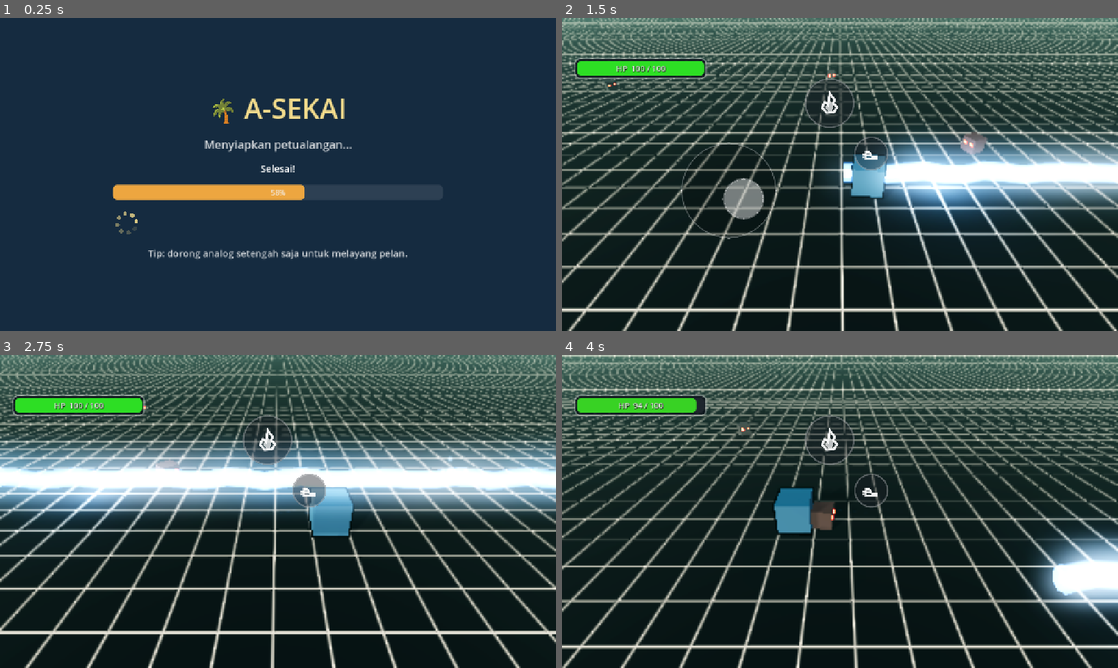
Above: before the commit, frames 1-4 (two rows, left to right).
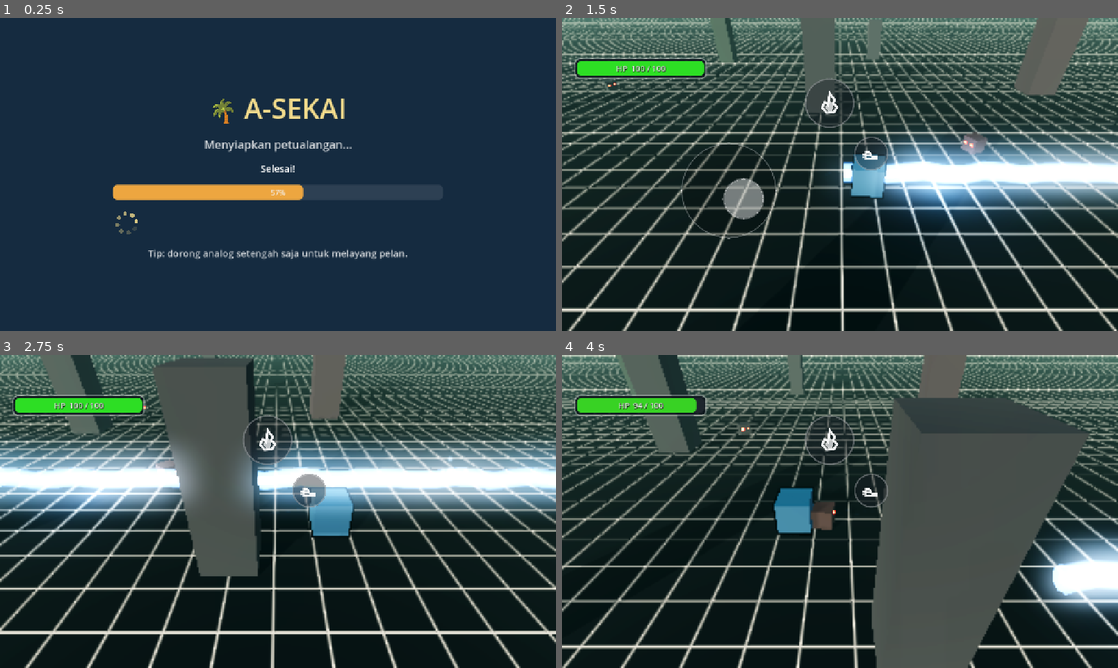
Above: after the commit, the same moments.

Repository: KyokoApp/Unity
Game: Godot game, scene res://packs/core_scripts/game_root.tscn
Two runs of this game, one before a commit and one after it. Both use one fixed random seed, a clock stepped at 60 frames per second and the inputs below. This scene is started directly instead of the project's main scene. Sound files missing from this copy of the repository are replaced by a short silence.
Inputs (mouse positions are in pixels of both pictures, inside the frame that each line leads up to):
- Up to frame 1 (0.25 s): no input
- Up to frame 2 (1.5 s): move the mouse to (962, 158) at 0.52 s; hold Right (ui_right) 0.53-1.25 s; hold F 0.53-1.25 s; click (962, 158) at 0.67 s; tap Space at 0.77 s; drag from (728, 190) to (812, 237) at 1.27 s
- Up to frame 3 (2.75 s): move the mouse to (333, 442) at 2.02 s; hold Right (ui_right) from 2.03 s (still down); hold F from 2.03 s (still down)
- Up to frame 4 (4 s): release Right (ui_right) at 2.75 s; release F at 2.75 s; drag from (812, 574) to (673, 464) at 2.77 s; move the mouse to (1006, 558) at 3.52 s; hold Left (ui_left) from 3.53 s (still down); hold F from 3.53 s (still down); tap Space at 3.77 s

The runs differ from the first frame. In frame 1, less than 0.1% of the frame differs, in the area x 49-55%, y 53-59%; in frame 2, 3.3%; in frame 3, 11%; in frame 4, 23%, in the area x 9-95%, y 0-100%.

Commit message:
Ronde-44 (bag. B): dinding tinggi acak yang destructible
- wall.gd: dinding StaticBody3D solid (menghalangi player & kamera lewat
  collision_layer sama dgn lantai), punya HP, take_damage()/collapse jadi
  pecahan RigidBody3D yang tumbang berputar (impulse + angular velocity
  acak, auto despawn) - meniru pola block pada umumnya. Sudah masuk grup
  grapple_target untuk dipakai bagian C (tali ala Attack on Titan).
- wall_system.gd: roster tetap 10 dinding di posisi tetap, tapi
  tinggi/lebar/warna tiap dinding ACAK (RNG seed tetap) - meniru pola
  monster_system.gd (bukan sistem chunk/streaming, dunia tetap flat).
- world.gd: instantiate wall_system di generate_async() sesudah
  monster_system.
- fire_bolt.gd & zoltraak_bolt.gd: tambah deteksi collider ber-meta
  "wall" supaya dinding ikut menerima damage dari mana biru & Zoltraak
  (Zoltraak berhenti di dinding seperti collider solid lain, tapi kini
  ikut merusaknya).

Co-authored-by: arena-agent <297053741+arena-agent@users.noreply.github.com>

Diff:
--- a/project/packs/character_player/fire_bolt.gd
+++ b/project/packs/character_player/fire_bolt.gd
@@ -43,6 +43,12 @@
 			var target = collider.get_meta("monster")
 			if is_instance_valid(target) and target.has_method("take_damage"):
 				target.take_damage(damage)
+		elif collider and collider.has_meta("wall"):
+			# Dinding tinggi (ronde-44): kena serang juga, bukan cuma
+			# penghenti proyektil biasa.
+			var wall = collider.get_meta("wall")
+			if is_instance_valid(wall) and wall.has_method("take_damage"):
+				wall.take_damage(damage)
 		_explode(hit.get("position", to), "impact")
 		return
 	if to.y <= 0.0:
--- a/project/packs/character_player/zoltraak_bolt.gd
+++ b/project/packs/character_player/zoltraak_bolt.gd
@@ -36,6 +36,7 @@
 var _age := 0.0
 var _dead := false
 var _hit_monsters := {}
+var _hit_walls := {}
 var _core: MeshInstance3D
 var _aura: MeshInstance3D
 var _core_mat: ShaderMaterial
@@ -111,6 +112,10 @@
 			_damage_monster(collider, pos)
 			cursor = pos + _dir * PIERCE_NUDGE
 			continue
+		if collider and collider.has_meta("wall"):
+			# Dinding tinggi (ronde-44) solid: laser BERHENTI di sana (bukan
+			# tembus, beda dari musuh) tapi tetap kena damage.
+			_damage_wall(collider, pos)
 		stop_dist = origin.distance_to(pos)
 		break
 	_beam_length = clampf(stop_dist, 1.2, MAX_RANGE)
@@ -129,6 +134,22 @@
 		var collider = res.get("collider")
 		if collider and collider.has_meta("monster"):
 			_damage_monster(collider, collider.global_position if collider is Node3D else origin)
+		elif collider and collider.has_meta("wall"):
+			_damage_wall(collider, collider.global_position if collider is Node3D else origin)
+
+func _damage_wall(collider: Object, at: Vector3) -> void:
+	var wall = collider.get_meta("wall")
+	if not is_instance_valid(wall) or not wall.has_method("take_damage"):
+		return
+	# WAJIB tipe eksplisit (lihat komentar id di _damage_monster): `wall`
+	# bertipe Variant (hasil get_meta) -> analyzer Godot 4.5 gagal keras
+	# tanpa anotasi `int` di sini.
+	var id: int = wall.get_instance_id()
+	if _hit_walls.has(id):
+		return
+	_hit_walls[id] = true
+	wall.take_damage(_damage)
+	_spawn_hit_spark(at)
 
 func _damage_monster(collider: Object, at: Vector3) -> void:
 	var target = collider.get_meta("monster")
--- /dev/null
+++ b/project/packs/world_terrain/wall.gd
@@ -0,0 +1,119 @@
+extends Node3D
+## Dinding tinggi acak (ronde-44): solid (menghalangi jalan pemain & kamera
+## lewat collision_layer yang sama dengan lantai), jadi target rayap tali
+## (grapple) ala Attack on Titan, dan berkeping-keping jadi kotak yang
+## berputar (RigidBody3D) saat hancur kena serangan cukup besar — "kayak
+## block pada umumnya kalo kelempar kan mutar" (permintaan user).
+
+const HEALTH_PER_SEGMENT := 42.0
+const DEBRIS_LIFETIME := 3.2
+
+var segments := 5
+var seg_size := 1.0
+var footprint := 1.3
+var color := Color(0.26, 0.28, 0.33)
+var max_health := 210.0
+var health := 210.0
+
+var _body: StaticBody3D
+var _mesh_root: Node3D
+var _dead := false
+
+func setup(spec: Dictionary) -> void:
+	segments = maxi(2, int(spec.get("segments", 5)))
+	seg_size = maxf(0.4, float(spec.get("seg_size", 1.0)))
+	footprint = maxf(0.6, float(spec.get("footprint", 1.3)))
+	color = spec.get("color", color)
+	max_health = HEALTH_PER_SEGMENT * segments
+	health = max_health
+
+func _ready() -> void:
+	add_to_group("grapple_target")
+	_build()
+
+func _build() -> void:
+	_mesh_root = Node3D.new()
+	_mesh_root.name = "WallVisual"
+	add_child(_mesh_root)
+	var mat := StandardMaterial3D.new()
+	mat.albedo_color = color
+	mat.roughness = 0.88
+	for i in segments:
+		var mesh := BoxMesh.new()
+		mesh.size = Vector3(footprint, seg_size, footprint)
+		var mi := MeshInstance3D.new()
+		mi.mesh = mesh
+		mi.material_override = mat
+		mi.position = Vector3(0.0, seg_size * (float(i) + 0.5), 0.0)
+		_mesh_root.add_child(mi)
+
+	_body = StaticBody3D.new()
+	_body.name = "WallBody"
+	_body.collision_layer = 1
+	_body.collision_mask = 0
+	_body.set_meta("wall", self)
+	var col := CollisionShape3D.new()
+	var box := BoxShape3D.new()
+	box.size = Vector3(footprint, seg_size * float(segments), footprint)
+	col.shape = box
+	col.position = Vector3(0.0, seg_size * float(segments) * 0.5, 0.0)
+	_body.add_child(col)
+	add_child(_body)
+
+## Titik jangkar untuk tali grapple (ala Attack on Titan): sedikit di bawah
+## puncak supaya kail tampak "menancap" ke badan dinding, bukan melayang di
+## atasnya.
+func grapple_anchor() -> Vector3:
+	var h := seg_size * float(segments)
+	return global_position + Vector3(0.0, h * 0.82, 0.0)
+
+func take_damage(amount: float) -> void:
+	if _dead:
+		return
+	health = maxf(0.0, health - maxf(0.0, amount))
+	if health <= 0.0:
+		_collapse()
+
+func _collapse() -> void:
+	if _dead:
+		return
+	_dead = true
+	remove_from_group("grapple_target")
+	var host := get_parent()
+	var base := global_position
+	if host:
+		for i in segments:
+			_spawn_debris(host, base + Vector3(0.0, seg_size * (float(i) + 0.5), 0.0))
+	queue_free()
+
+## Pecahan kotak yang tumbang berputar (RigidBody3D) — "kayak block pada
+## umumnya kalo kelempar kan mutar logic gitu" (permintaan user).
+func _spawn_debris(host: Node, at: Vector3) -> void:
+	var rb := RigidBody3D.new()
+	rb.mass = 5.0
+	rb.collision_layer = 1
+	rb.collision_mask = 1
+	var mesh := BoxMesh.new()
+	mesh.size = Vector3(footprint, seg_size, footprint) * 0.94
+	var mi := MeshInstance3D.new()
+	mi.mesh = mesh
+	var mat := StandardMaterial3D.new()
+	mat.albedo_color = color
+	mat.roughness = 0.88
+	mi.material_override = mat
+	rb.add_child(mi)
+	var col := CollisionShape3D.new()
+	var box := BoxShape3D.new()
+	box.size = mesh.size
+	col.shape = box
+	rb.add_child(col)
+	host.add_child(rb)
+	rb.global_position = at
+	var outward := Vector3(randf_range(-1.0, 1.0), randf_range(0.5, 1.3), randf_range(-1.0, 1.0)).normalized()
+	rb.linear_velocity = outward * randf_range(2.2, 5.5)
+	rb.angular_velocity = Vector3(randf_range(-7.0, 7.0), randf_range(-7.0, 7.0), randf_range(-7.0, 7.0))
+	var timer := get_tree().create_timer(DEBRIS_LIFETIME)
+	timer.timeout.connect(func() -> void:
+		if is_instance_valid(rb):
+			rb.queue_free()
+	)
--- /dev/null
+++ b/project/packs/world_terrain/wall_system.gd
@@ -0,0 +1,49 @@
+extends Node3D
+## Spawner dinding tinggi ACAK (ronde-44) yang solid, bisa dihancurkan, dan
+## jadi target rayap tali (grapple) ala Attack on Titan. Posisi slot tetap
+## (deterministik, mudah diuji), tapi tinggi/lebar/warna tiap dinding acak
+## lewat RNG berseed tetap supaya tata letak konsisten antar sesi permainan
+## tanpa perlu menyimpan state manapun.
+
+const WALL_SCRIPT := preload("res://packs/world_terrain/wall.gd")
+
+var _walls: Array[Node3D] = []
+var _rng := RandomNumberGenerator.new()
+
+var _slots := [
+	Vector3(6.0, 0.0, -7.0), Vector3(-11.0, 0.0, -3.0),
+	Vector3(3.5, 0.0, 8.0), Vector3(-5.0, 0.0, 15.0),
+	Vector3(15.0, 0.0, 3.0), Vector3(-16.0, 0.0, -13.0),
+	Vector3(-3.0, 0.0, -19.0), Vector3(19.0, 0.0, -10.0),
+	Vector3(10.0, 0.0, -20.0), Vector3(-20.0, 0.0, 7.0),
+]
+
+func _ready() -> void:
+	_rng.seed = 4477
+	_spawn_walls()
+
+func _spawn_walls() -> void:
+	var palette := [
+		Color(0.24, 0.26, 0.31), Color(0.30, 0.27, 0.24),
+		Color(0.22, 0.28, 0.29), Color(0.28, 0.24, 0.30),
+	]
+	for i in _slots.size():
+		var wall: Node3D = WALL_SCRIPT.new()
+		var spec := {
+			"segments": _rng.randi_range(3, 8),
+			"seg_size": _rng.randf_range(0.85, 1.2),
+			"footprint": _rng.randf_range(1.0, 1.7),
+			"color": palette[i % palette.size()],
+		}
+		wall.name = "TallWall_%02d" % (i + 1)
+		wall.call("setup", spec)
+		add_child(wall)
+		wall.global_position = _slots[i]
+		_walls.append(wall)
+
+func alive_count() -> int:
+	var alive := 0
+	for w in _walls:
+		if is_instance_valid(w):
+			alive += 1
+	return alive
--- a/project/packs/world_terrain/world.gd
+++ b/project/packs/world_terrain/world.gd
@@ -12,6 +12,7 @@
 const Materials := preload("res://packs/shaders_materials/materials.gd")
 const SKY_SHADER := preload("res://packs/shaders_materials/sky.gdshader")
 const MONSTER_SYSTEM := preload("res://packs/world_terrain/monster_system.gd")
+const WALL_SYSTEM := preload("res://packs/world_terrain/wall_system.gd")
 
 var player: Node3D
 var quality_ref
@@ -24,6 +25,7 @@
 var _root: Node
 var _ground: MeshInstance3D   # bidang raksasa yang menyentak mengikuti pemain
 var monster_system: Node3D
+var wall_system: Node3D
 const GROUND_SIZE := 1600.0
 var interactables := []       # kosong; dipertahankan utk kompatibilitas API
 
@@ -51,7 +53,12 @@
 	monster_system.name = "MonsterSystem"
 	add_child(monster_system)
 	await get_tree().process_frame
-	_report(1.0, "Dunia datar siap — roster monster aktif")
+	_report(0.8, "Menegakkan dinding tinggi…")
+	wall_system = WALL_SYSTEM.new()
+	wall_system.name = "WallSystem"
+	add_child(wall_system)
+	await get_tree().process_frame
+	_report(1.0, "Dunia datar siap — roster monster & dinding aktif")
 
 ## Bidang datar tak berbatas: SATU collider WorldBoundary (bidang y=0, normal
 ## atas) — tak ada tepi, tak ada trimesh, is_on_floor() engine selalu konstan.
